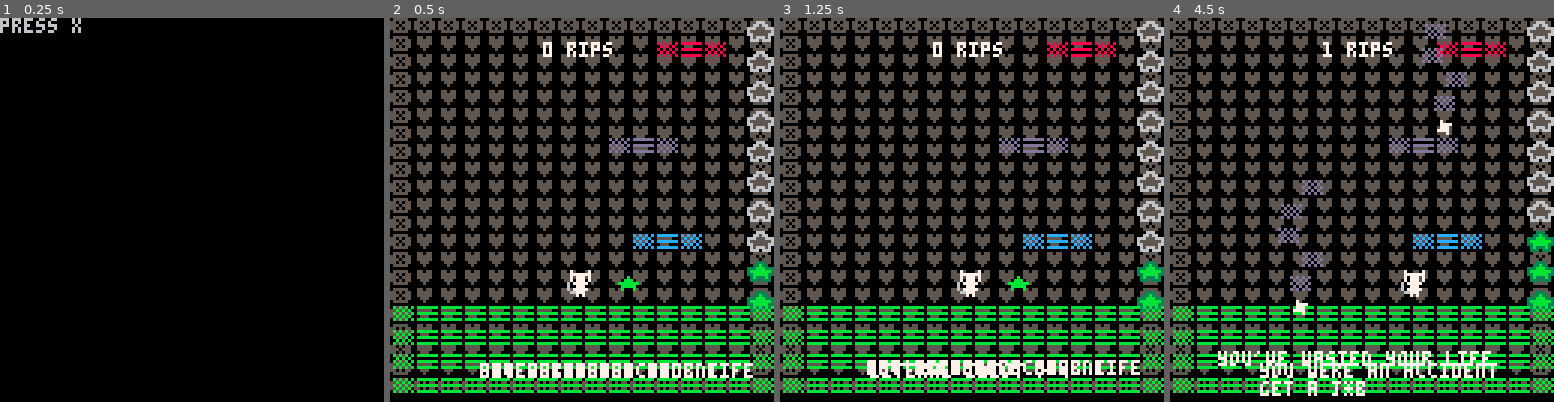
Above: before the commit, frames 1-4 (left to right).
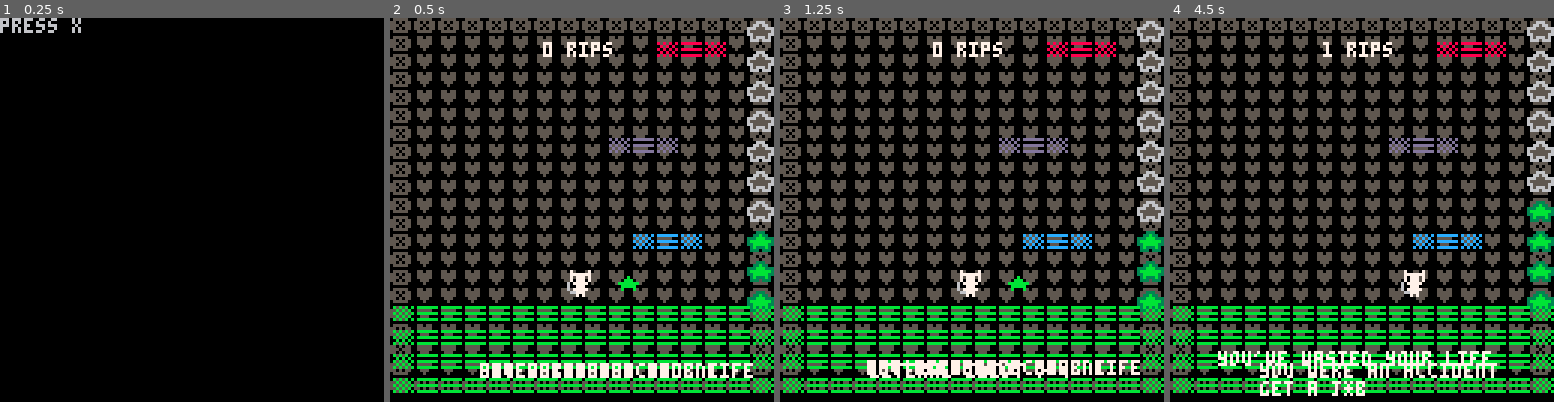
Above: after the commit, the same moments.

Repository: hypercube143/picoasciijam2026
Game: PICO-8 cartridge picoasciijam2016.p8
The game is run twice, just before and just after one commit, with the same random seed, the same clock (stepped at 60 frames per second) and the same inputs.
Inputs:
- Up to frame 1 (0.25 s): no input
- Up to frame 2 (0.5 s): tap X (X key) at 0.33 s
- Up to frame 3 (1.25 s): tap X (X key) at 1.07 s
- Up to frame 4 (4.5 s): hold Right 1.6-2.1 s; tap X (X key) at 1.85, 2.97, 4.08 s; hold Up 2.15-2.42 s; hold Right 2.47-3.03 s; hold Left 3.08-3.58 s; hold Down 3.63-3.97 s; hold Right from 4.02 s (still down)

Frame 1 is identical in both runs. In frame 2, 0.3% of the frame differs, in the area x 92-100%, y 55-61%; in frame 3, 0.3%; in frame 4, 1.4%, in the area x 28-100%, y 1-78%.

Commit message:
Update picoasciijam2016.p8
- grace period added
- corruption working properly with own tick start time

Diff:
--- a/picoasciijam2016.p8
+++ b/picoasciijam2016.p8
@@ -1,5 +1,5 @@
 pico-8 cartridge // http://www.pico-8.com
-version 43
+version 41
 __lua__
 --1337 420 8)
 -- vorp
@@ -31,10 +31,13 @@
 
 -- GAME THINGS
 t = 0
+startCorruptionT = 0
+corrupting = false
 --entities = {} -- eg collidable
 map_tiles = {} -- eg collidable
 obstacles = {}
 totalWeedRips = 0
+gracePeriod = true -- harmful things don't happen until the player jumps: bar doesn't decrease, shooting stars don't spawn
 ------------------------------------------------------------------------------------------------------------------------------------------------------
 -- MAIN GAME FUNCTIONS
 ------------------------------------------------------------------------------------------------------------------------------------------------------
@@ -171,7 +174,7 @@
             displayTotalWeedCollected(t)
 
             -- DEBUGGING UNCOMMENT LATER
-            -- toCorrupt()
+            toCorrupt()
 
             -- o = obstacles[1]
             -- if o then
@@ -282,7 +285,7 @@
             obsColliders = checkPlayerCollision(obstacles)
             for obs in all(obsColliders) do
                 if obs.id == "shooting_star" then
-                    CURR_SCENE = deathScreen("you were crushed by a shooting star </3")
+                    CURR_SCENE = deathScreen("you were crushed by a\nshooting star </3")
                 end
             end
             -- check if player colliding - potentially make this a list and for loop later? DONE IN LEVEL_ONE
@@ -396,6 +399,11 @@
             -- p.worldY += p.speed
             p.yVel = p.jumpStr
             -- player gravity
+
+            -- deactivate grace period if not already
+            if gracePeriod then
+                gracePeriod = false
+            end
         end
     else
         -- upBtn released
@@ -600,8 +608,9 @@
 -- spawn obstacles
 -- update their positions
 -- delete if they touch a platform
+spawnStarEveryXSeconds = 2
 function updateObstacles()
-    if (t + 59) % 60 == 0 then -- 1 every second
+    if (t + 59) % (60 * spawnStarEveryXSeconds) == 0 and not gracePeriod then -- 1 every second
         x = (flr(rnd(14)) + 1) * 8
         shootingStar = co(x, 0, 0, 0, {s("✽", 7, 0, 0, 0, 0, "shooting_star")}, "shooting_star")
         shootingStar.x = x
@@ -744,17 +753,18 @@
 ------------------------------------------------------------------------------------------------------------------------------------------------------
 -- GAME THINGS
 ------------------------------------------------------------------------------------------------------------------------------------------------------
+dm = 0.5 -- decrease mod
 function newBar()
     return{
         x = 120,
         y = 0,
-        level = 2,
+        level = 3,
         max_level = 10,
         tAtIncrease = 0,
         update = function()
             -- may need to work around the t rollover...
-            local timeUntilDecrease = 800
-            if t - bar.tAtIncrease > timeUntilDecrease then
+            local timeUntilDecrease = (800 * dm)
+            if t - bar.tAtIncrease > timeUntilDecrease and not gracePeriod then
                 bar.level = bar.level - 1
                 bar.tAtIncrease = t
                 -- and instead of just delete it - flash the centre green :p
@@ -774,12 +784,12 @@
                 end
             end
             local highest = bar.max_level - bar.level
-            local one = t - bar.tAtIncrease > 400 and t - bar.tAtIncrease < 450
-            local two = t - bar.tAtIncrease > 500 and t - bar.tAtIncrease < 550
-            local three = t - bar.tAtIncrease > 600 and t - bar.tAtIncrease < 625
-            local four = t - bar.tAtIncrease > 650 and t - bar.tAtIncrease < 675
-            local five = t - bar.tAtIncrease > 700 and t - bar.tAtIncrease < 725
-            local six = t - bar.tAtIncrease > 750 and t - bar.tAtIncrease < 775
+            local one = t - bar.tAtIncrease > 400 * dm and t - bar.tAtIncrease < 450 * dm
+            local two = t - bar.tAtIncrease > 500 * dm and t - bar.tAtIncrease < 550 * dm
+            local three = t - bar.tAtIncrease > 600 * dm and t - bar.tAtIncrease < 625 * dm
+            local four = t - bar.tAtIncrease > 650 * dm and t - bar.tAtIncrease < 675 * dm
+            local five = t - bar.tAtIncrease > 700 * dm and t - bar.tAtIncrease < 725 * dm
+            local six = t - bar.tAtIncrease > 750 * dm and t - bar.tAtIncrease < 775 * dm
             if one or two or three or four or five or six then
                 drawGlyphWithBorder("★", 3, "★", 5, bar.x, 2 + bar.y + highest*pad)
             end
@@ -810,13 +820,20 @@
 
 -- draw corruption every frame, update every 10th
 -- should only happen on threshold reached
+corruptionSpeed = 0.0005
 function toCorrupt()
-    -- 5 weeds to bar and flash
+    -- 5 weeds to bar and flashtoCorrupt
     if bar.level <= 2 then
+        if not corrupting then
+            corrupting = true
+            startCorruptionT = t
+        end
         if t % 10 == 0 then
-            updateCorruption(t * 0.0025)
-         end
+            updateCorruption((t - startCorruptionT) * corruptionSpeed)
+        end
         drawCorruption()
+    else
+        corrupting = false
     end
 end
 
@@ -927,7 +944,7 @@
     if id == "thought" then width = 4*#str end -- so that the hit box is the length of the string
     -- if id == "head" then width = 5; height = 5 end
     -- if id == "body" then width = 1; height = 1 end
-    if id == "shooting_star" then width = 1; height = 1 end
+    if id == "shooting_star" then width = 4; height = 4 end
     return {
         str = str, colour = colour,
         originalColour = colour, -- helpful for knowing which colour the platforms should go back to after flashing white when landed on
